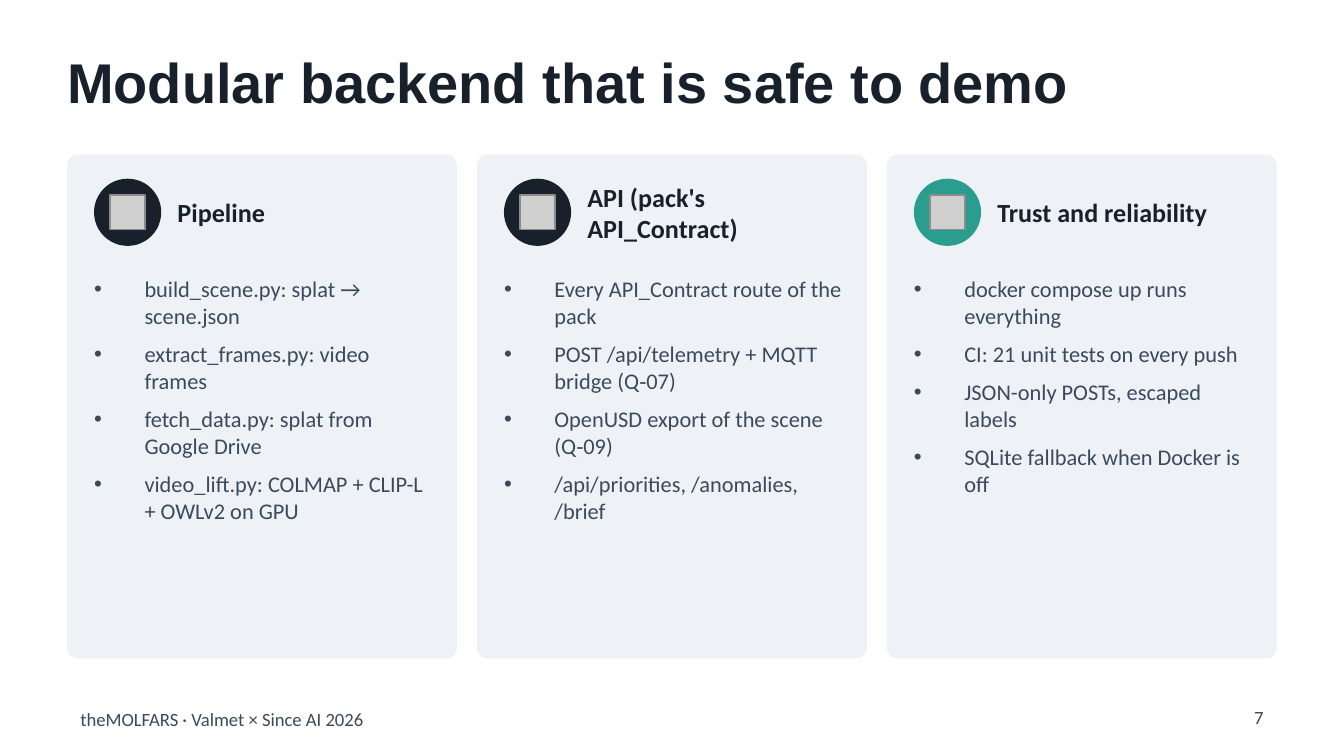
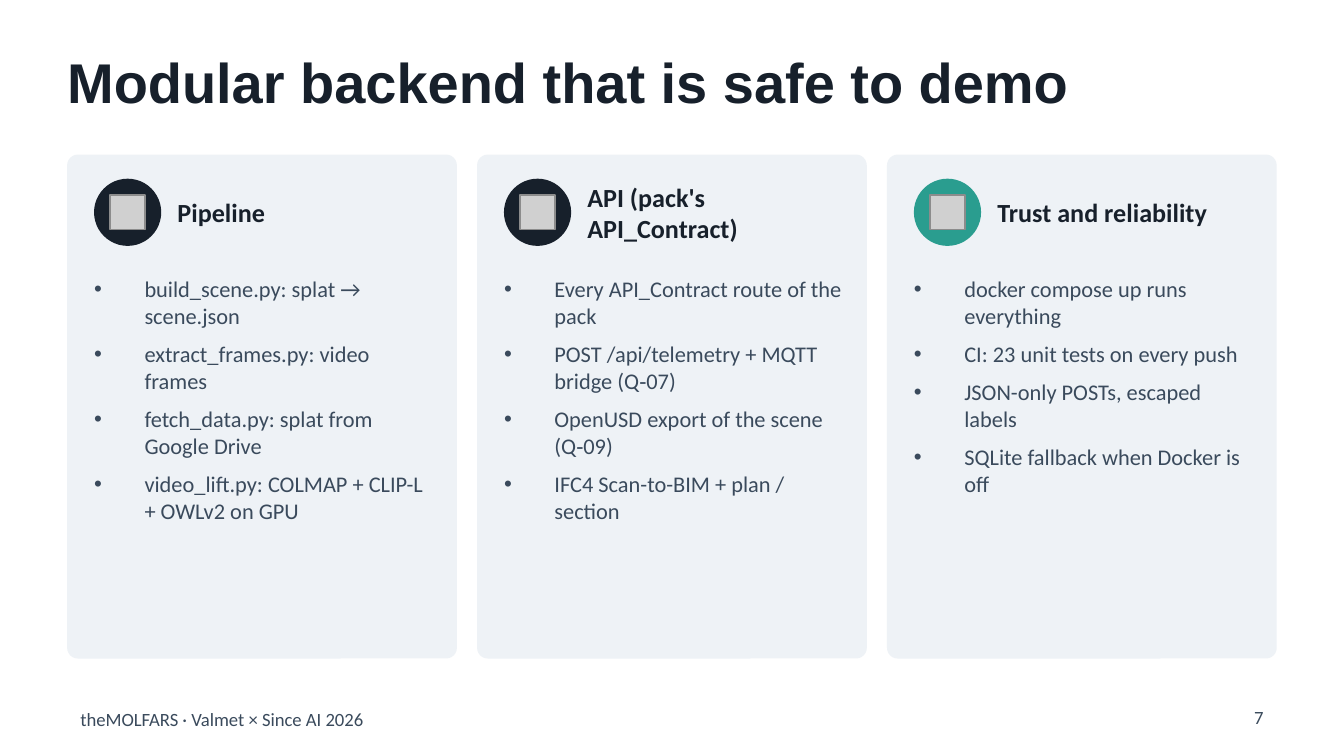
Before and after one commit to huziichuk/theMOLFARS, a slide deck: slide 7 of docs/theMOLFARS_slides.pptx. Drawn at 1344x756 pixels with LibreOffice and Linux fonts; fonts in the diff are those of the drawing; grey boxes stand for pictures. Boxes give left, top, right and bottom in pixels: in the first picture for what was removed or moved away, otherwise in the second. Text is boxed around its words. In the diff, an @@ line names an element or a change of style, - is before the commit and + after.

```diff
--- a/docs/theMOLFARS_slides.pptx
+++ b/docs/theMOLFARS_slides.pptx
@@ text at [964,346,1238,366]: text changed @@
-• CI: 21 unit tests on every push
+• CI: 23 unit tests on every push
@@ text at [554,476,770,519]: text changed @@
-• /api/priorities, /anomalies, /brief
+• IFC4 Scan-to-BIM + plan / section
```
Also in this commit, not shown: 2 other slides changed, 14 other files.
